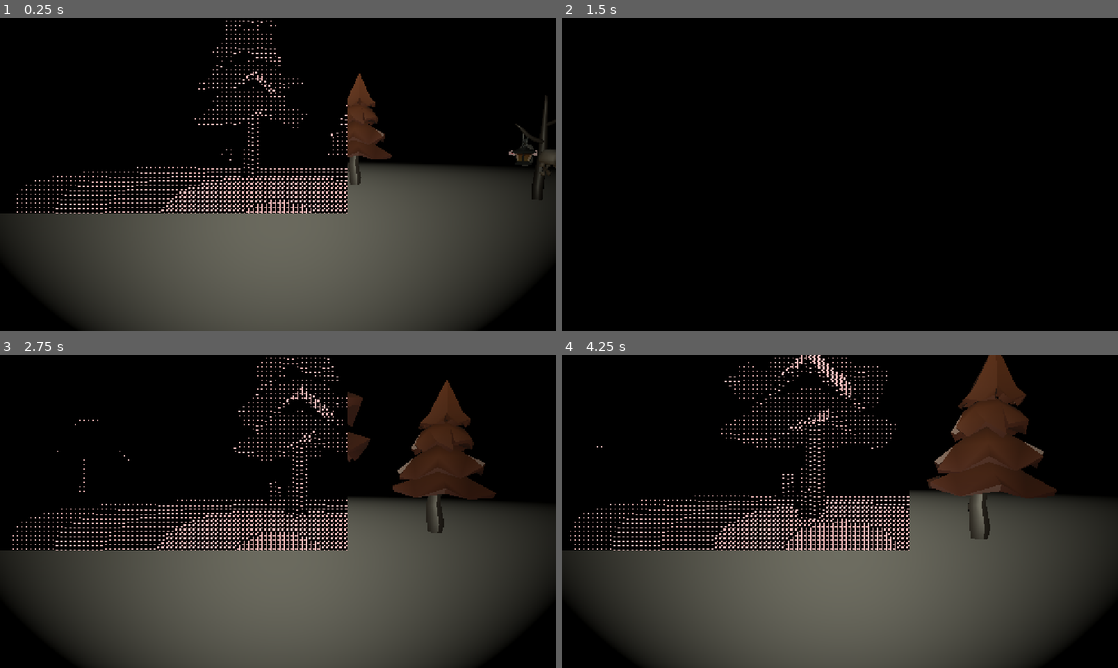
Above: before the commit, frames 1-4 (two rows, left to right).
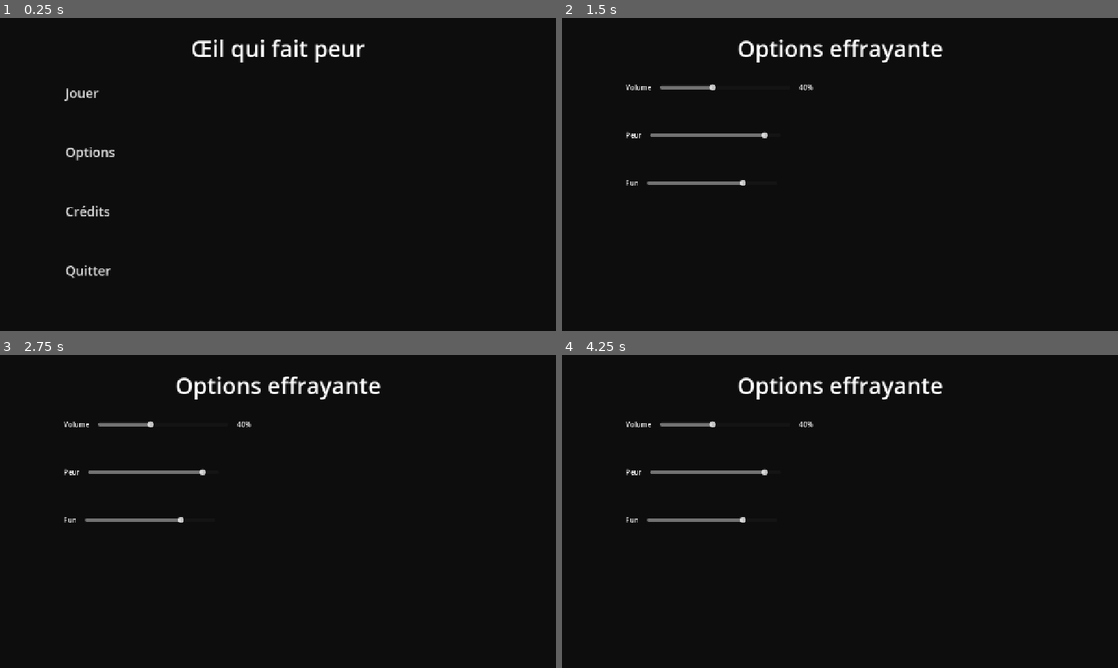
Above: after the commit, the same moments.

Repository: nyayat/Occuloss
Game: Godot game, scene res://Scenes/MainMenu.tscn
The game is run twice, just before and just after one commit, with the same random seed, the same clock (stepped at 60 frames per second) and the same inputs. Before the commit the project starts from res://Scenes/House.tscn.
Inputs (mouse positions are in pixels of both pictures, inside the frame that each line leads up to):
- Up to frame 1 (0.25 s): no input
- Up to frame 2 (1.5 s): click (650, 152) at 0.5 s, where only the run after the commit has a clickable "Options"; tap Enter at 1.25 s; move the mouse to (867, 174) at 1.27 s; hold Up (forward) from 1.28 s (still down); hold E (toggle_light) from 1.28 s (still down)
- Up to frame 3 (2.75 s): keep holding Up (forward); tap Space at 2 s; move the mouse to (250, 511) at 2.02 s; release E (toggle_light) at 2.03 s; tap E (toggle_light) at 2.1 s
- Up to frame 4 (4.25 s): keep holding Up (forward); move the mouse to (851, 505) at 2.77 s; hold E (toggle_light) 2.78-3.53 s; tap Enter at 3.5 s; move the mouse to (834, 517) at 3.52 s; tap E (toggle_light) at 3.6 s

The runs differ from the first frame. In frame 1, 40% of the frame differs, in the area x 3-100%, y 0-100%; in frame 2, 1.8%; in frame 3, 43%; in frame 4, 46%, in the area x 1-98%, y 0-100%.

Commit message:
✨Audio support and basic pause menu, also now default to the main screen

Diff:
--- a/Scenes/House.tscn
+++ b/Scenes/House.tscn
@@ -1,6 +1,7 @@
-[gd_scene load_steps=12 format=3 uid="uid://8ndhyxhd6shg"]
+[gd_scene load_steps=13 format=3 uid="uid://8ndhyxhd6shg"]
 
 [ext_resource type="PackedScene" uid="uid://bhtwf780j0hnm" path="res://Scenes/Characters/Player.tscn" id="1_ftrsn"]
+[ext_resource type="Script" uid="uid://brnlauqyrvlll" path="res://Scripts/House.gd" id="1_jda31"]
 [ext_resource type="PackedScene" uid="uid://dd1isrgkxku2g" path="res://Scenes/Characters/Ennemy.tscn" id="2_q8l06"]
 [ext_resource type="PackedScene" uid="uid://bwom3fpx6q7bs" path="res://Scenes/Environnement_3d.tscn" id="3_q8l06"]
 [ext_resource type="Texture2D" uid="uid://jmqjkvyogdj3" path="res://Assets/starry_night.png" id="4_c8aik"]
@@ -34,6 +35,7 @@
 reflected_light_source = 2
 
 [node name="Main" type="Node"]
+script = ExtResource("1_jda31")
 
 [node name="Ennemy" parent="." instance=ExtResource("2_q8l06")]
 
--- a/Scenes/MainMenu.tscn
+++ b/Scenes/MainMenu.tscn
@@ -28,6 +28,7 @@
 focus_next = NodePath("../Options")
 theme_override_font_sizes/font_size = 30
 text = "Jouer"
+alignment = 0
 
 [node name="Options" type="MenuButton" parent="GridContainer"]
 layout_mode = 2
@@ -35,13 +36,24 @@
 focus_previous = NodePath("../Play")
 theme_override_font_sizes/font_size = 30
 text = "Options"
+alignment = 0
+
+[node name="Credits" type="MenuButton" parent="GridContainer"]
+layout_mode = 2
+focus_next = NodePath("../Quit")
+focus_previous = NodePath("../Play")
+theme_override_font_sizes/font_size = 30
+text = "Crédits"
+alignment = 0
 
 [node name="Quit" type="MenuButton" parent="GridContainer"]
 layout_mode = 2
 focus_previous = NodePath("../Options")
 theme_override_font_sizes/font_size = 30
 text = "Quitter"
+alignment = 0
 
 [connection signal="pressed" from="GridContainer/Play" to="GridContainer" method="_on_play_pressed"]
 [connection signal="pressed" from="GridContainer/Options" to="GridContainer" method="_on_options_pressed"]
+[connection signal="pressed" from="GridContainer/Credits" to="GridContainer" method="_on_options_pressed"]
 [connection signal="pressed" from="GridContainer/Quit" to="GridContainer" method="_on_quit_pressed"]
--- a/Scenes/PauseMenu.tscn
+++ b/Scenes/PauseMenu.tscn
@@ -1,6 +1,9 @@
-[gd_scene format=3 uid="uid://h545xykqqfsw"]
+[gd_scene load_steps=2 format=3 uid="uid://h545xykqqfsw"]
+
+[ext_resource type="Script" uid="uid://bvp0b2y0jcaks" path="res://Scripts/Pause.gd" id="1_lj4oq"]
 
 [node name="Node2D" type="Node2D"]
+script = ExtResource("1_lj4oq")
 
 [node name="RichTextLabel" type="RichTextLabel" parent="."]
 offset_right = 1280.0
--- a/Scripts/FirstPerson.gd
+++ b/Scripts/FirstPerson.gd
@@ -12,13 +12,11 @@
 
 
 func _ready():
-	Input.mouse_mode = Input.MOUSE_MODE_CAPTURED
+	print(Input.get_mouse_mode())
+	Input.set_mouse_mode(Input.MOUSE_MODE_CAPTURED)
 
 
 func _input(event):
-	if event.is_action_pressed("ui_cancel"):
-		get_tree().quit()
-
 	# Control with mouse
 	if event is InputEventMouseMotion:
 		rotation.y -= event.relative.x * CAMERA_SENS
--- a/Scripts/Global/AudioPlayer.gd
+++ b/Scripts/Global/AudioPlayer.gd
@@ -1,7 +1,7 @@
 class_name Sound extends AudioStreamPlayer
 
-#const menu_music = preload("res://assets/Musics/menusong.wav")
-#const level_music = preload("res://assets/Musics/levelsong.wav")
+#const menu_music = preload("res://Assets/Musics/menusong.wav")
+const main_music = preload("res://Assets/Musics/maintheme.wav")
 
 @onready var index = AudioServer.get_bus_index(bus)
 
@@ -22,8 +22,8 @@
 		play()
 
 
-func play_music_level() -> void:
-	#_play_music(level_music)
+func play_main_music() -> void:
+	_play_music(main_music)
 	pass
 
 
--- /dev/null
+++ b/Scripts/House.gd
@@ -0,0 +1,13 @@
+extends Node
+
+@onready var audio_controller: Sound = get_node("/root/AudioPlayer")
+@onready var ctx: Context = get_node("/root/PauseHistory")
+
+
+func _ready() -> void:
+	audio_controller.play_main_music()
+
+
+func _input(event):
+	if event.is_action_pressed("ui_cancel"):
+		ctx.switch_scene("res://Scenes/PauseMenu.tscn", true)
--- a/Scripts/MainMenu.gd
+++ b/Scripts/MainMenu.gd
@@ -1,15 +1,20 @@
 extends GridContainer
 
-@onready var switcher = get_node("/root/PauseHistory")
+@onready var audio_controller: Sound = get_node("/root/AudioPlayer")
+@onready var ctx: Context = get_node("/root/PauseHistory")
+
+
+func _ready() -> void:
+	audio_controller.play_music_menu()
 
 
 func _on_play_pressed() -> void:
-	switcher.switch_scene("res://Scenes/House.tscn")
+	ctx.switch_scene("res://Scenes/House.tscn")
 
 
 func _on_options_pressed() -> void:
-	switcher.switch_scene("res://Scenes/OptionsMenu.tscn")
+	ctx.switch_scene("res://Scenes/OptionsMenu.tscn")
 
 
 func _on_quit_pressed() -> void:
-	switcher.exit_game()
+	ctx.exit_game()
--- /dev/null
+++ b/Scripts/Pause.gd
@@ -0,0 +1,13 @@
+extends Node2D
+
+@onready var ctx: Context = get_node("/root/PauseHistory")
+
+
+func _ready() -> void:
+	Input.set_mouse_mode(Input.MOUSE_MODE_VISIBLE)
+
+
+func _input(event):
+	if event.is_action_pressed("ui_cancel"):
+		Input.set_mouse_mode(Input.MOUSE_MODE_CAPTURED)
+		ctx.return_to_previous(true)
--- a/project.godot
+++ b/project.godot
@@ -13,7 +13,7 @@
 config/name="Weeping Angels"
 config/description="Jeu horrifique"
 config/version="1.0.0"
-run/main_scene="uid://8ndhyxhd6shg"
+run/main_scene="uid://cnr6yvkeqp15p"
 config/features=PackedStringArray("4.4", "Forward Plus")
 boot_splash/bg_color=Color(0, 0, 0, 1)
 config/icon="res://icon.svg"
Not shown, added: Assets/Musics/maintheme.wav.import
Not shown, added: Scripts/House.gd.uid
Not shown, added: Scripts/Pause.gd.uid
Not shown, added: Assets/Musics/maintheme.wav
